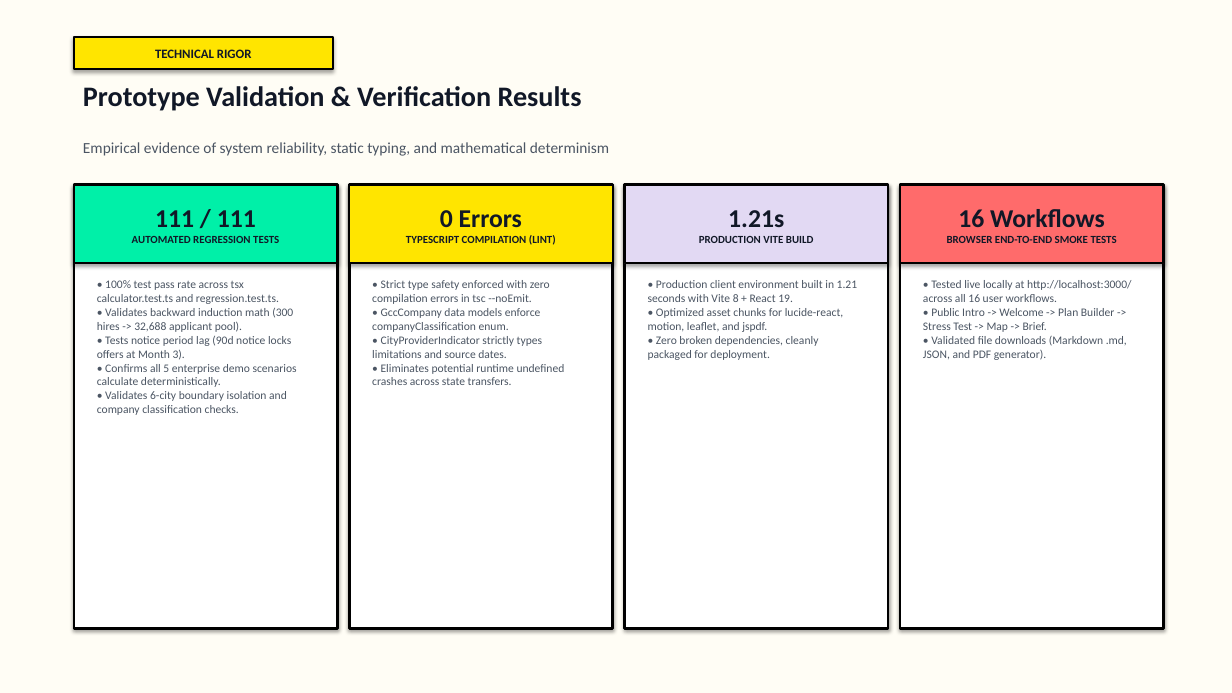
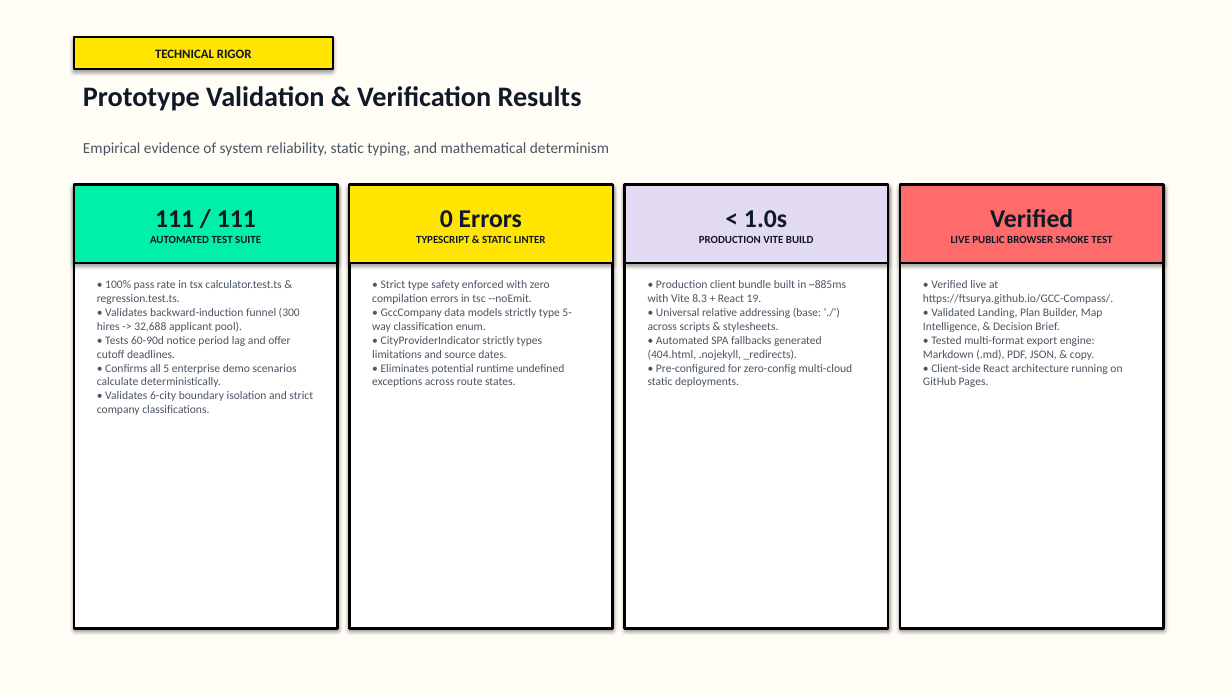
Before and after one commit to ftsurya/GCC-Compass, a slide deck: slide 9 of presentation/GCC_Compass_Product_Presentation.pptx. Drawn at 1232x693 pixels with LibreOffice and Linux fonts; fonts in the diff are those of the drawing. Boxes give left, top, right and bottom in pixels: in the first picture for what was removed or moved away, otherwise in the second. Text is boxed around its words. In the diff, an @@ line names an element or a change of style, - is before the commit and + after.

Commit message:
docs(presentation): update 10-slide deck with live GitHub Pages deployment and reviewer CTA

```diff
--- a/presentation/GCC_Compass_Product_Presentation.pptx
+++ b/presentation/GCC_Compass_Product_Presentation.pptx
@@ text in rectangle at [951,209,1112,243]: text changed @@
-16 Workflows
-BROWSER END-TO-END SMOKE TESTS
+Verified
+LIVE PUBLIC BROWSER SMOKE TEST
@@ text in rectangle at [150,236,261,243]: text changed @@
-AUTOMATED REGRESSION TESTS
+AUTOMATED TEST SUITE
@@ text in rectangle at [416,236,546,243]: text changed @@
-TYPESCRIPT COMPILATION (LINT)
+TYPESCRIPT & STATIC LINTER
@@ text in rectangle at [744,210,787,227]: text changed @@
-1.21s
+< 1.0s
@@ text at [97,280,313,415]: text changed @@
-• 100% test pass rate across tsx calculator.test.ts and regression.test.ts.
-• Validates backward induction math (300 hires -> 32,688 applicant pool).
-• Tests notice period lag (90d notice locks offers at Month 3).
-• Confirms all 5 enterprise demo scenarios calculate deterministically.
-• Validates 6-city boundary isolation and company classification checks.
+• 100% pass rate in tsx calculator.test.ts & regression.test.ts.
+• Validates backward-induction funnel (300 hires -> 32,688 applicant pool).
+• Tests 60-90d notice period lag and offer cutoff deadlines.
+• Confirms all 5 enterprise demo scenarios calculate deterministically.
+• Validates 6-city boundary isolation and strict company classifications.
@@ text at [372,280,571,387]: text changed @@
-• Strict type safety enforced with zero compilation errors in tsc --noEmit.
-• GccCompany data models enforce companyClassification enum.
-• CityProviderIndicator strictly types limitations and source dates.
-• Eliminates potential runtime undefined crashes across state transfers.
+• Strict type safety enforced with zero compilation errors in tsc --noEmit.
+• GccCompany data models strictly type 5-way classification enum.
+• CityProviderIndicator strictly types limitations and source dates.
+• Eliminates potential runtime undefined exceptions across route states.
@@ text at [648,280,853,387]: text changed @@
-• Production client environment built in 1.21 seconds with Vite 8 + React 19.
-• Optimized asset chunks for lucide-react, motion, leaflet, and jspdf.
-• Zero broken dependencies, cleanly packaged for deployment.
+• Production client bundle built in ~885ms with Vite 8.3 + React 19.
+• Universal relative addressing (base: './') across scripts & stylesheets.
+• Automated SPA fallbacks generated (404.html, .nojekyll, _redirects).
+• Pre-configured for zero-config multi-cloud static deployments.
@@ text at [923,280,1122,387]: text changed @@
-• Tested live locally at http://localhost:3000/ across all 16 user workflows.
-• Public Intro -> Welcome -> Plan Builder -> Stress Test -> Map -> Brief.
-• Validated file downloads (Markdown .md, JSON, and PDF generator).
+• Verified live at https://ftsurya.github.io/GCC-Compass/.
+• Validated Landing, Plan Builder, Map Intelligence, & Decision Brief.
+• Tested multi-format export engine: Markdown (.md), PDF, JSON, & copy.
+• Client-side React architecture running on GitHub Pages.
```
Also in this commit, not shown: 2 other slides changed, 5 other files.
